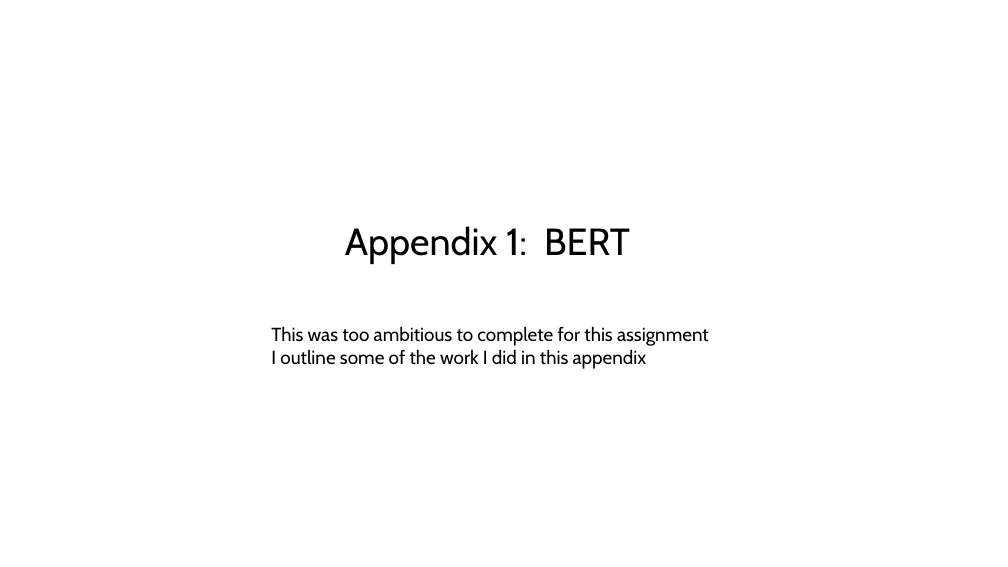
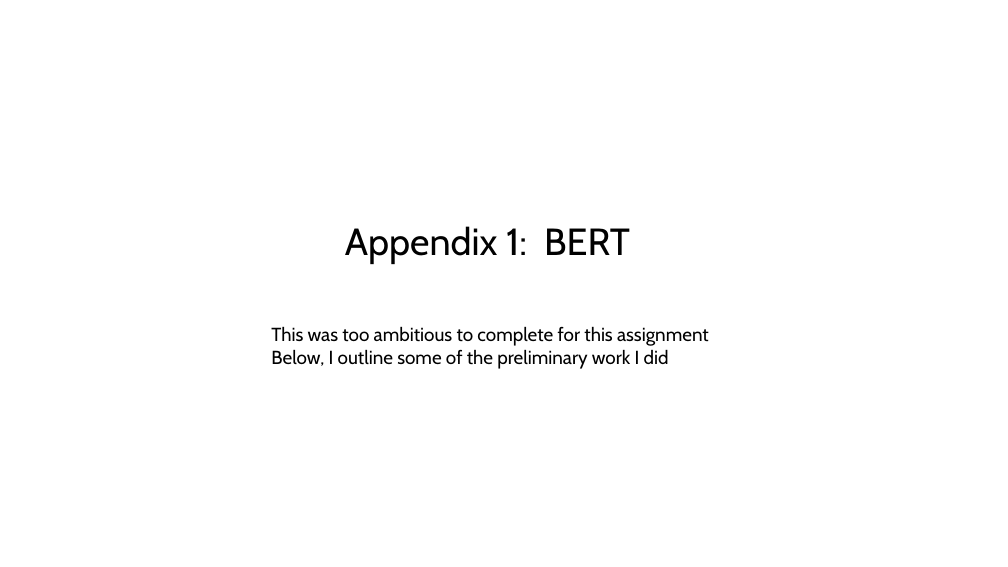
Before and after one commit to planaria158/BERT-antibody-antigen-binding-energy, a slide deck: slide 18 of Homework-aAlphaBio.pptx (slide 22 before the commit). Drawn at 1008x567 pixels with LibreOffice and Linux fonts; fonts in the diff are those of the drawing. Boxes give left, top, right and bottom in pixels: in the first picture for what was removed or moved away, otherwise in the second. Text is boxed around its words. In the diff, an @@ line names an element or a change of style, - is before the commit and + after.

```diff
--- a/Homework-aAlphaBio.pptx
+++ b/Homework-aAlphaBio.pptx
@@ text at bbox=[271, 349, 669, 369]: text changed @@
-I outline some of the work I did in this appendix
+Below, I outline some of the preliminary work I did
```
Also in this commit, not shown: 13 other slides changed, 4 slides added, 2 slides removed.
